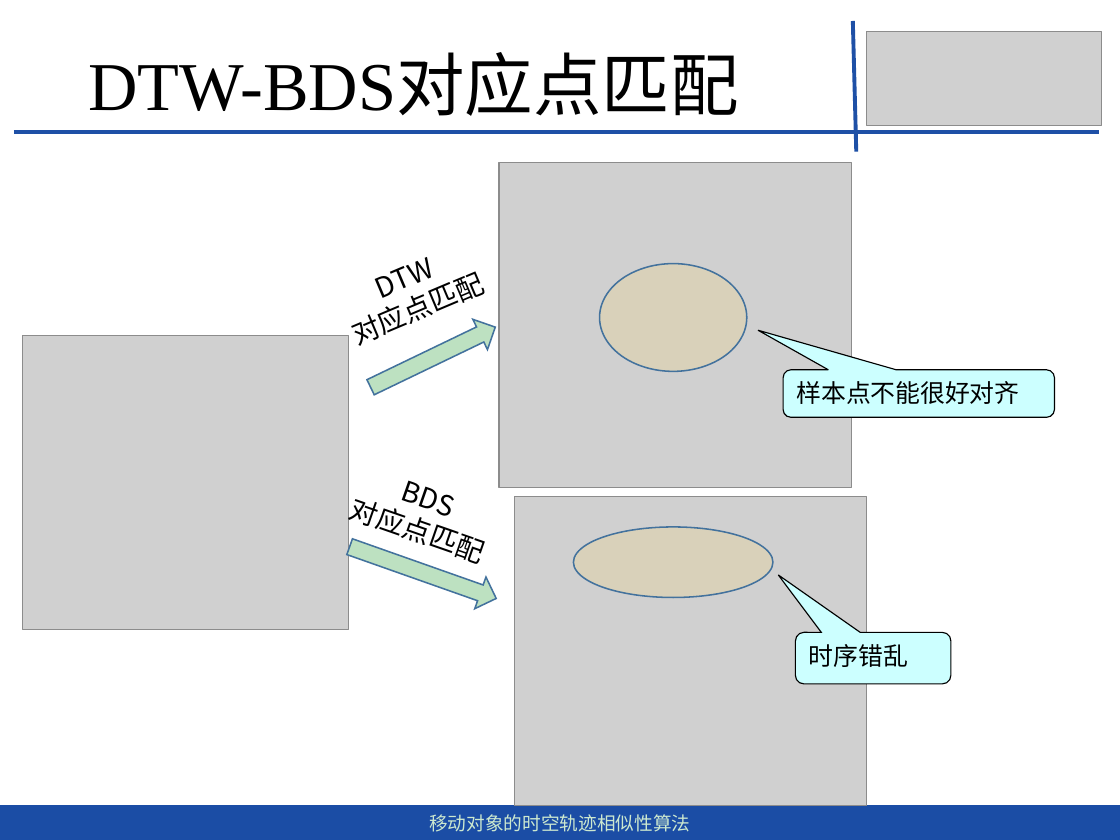
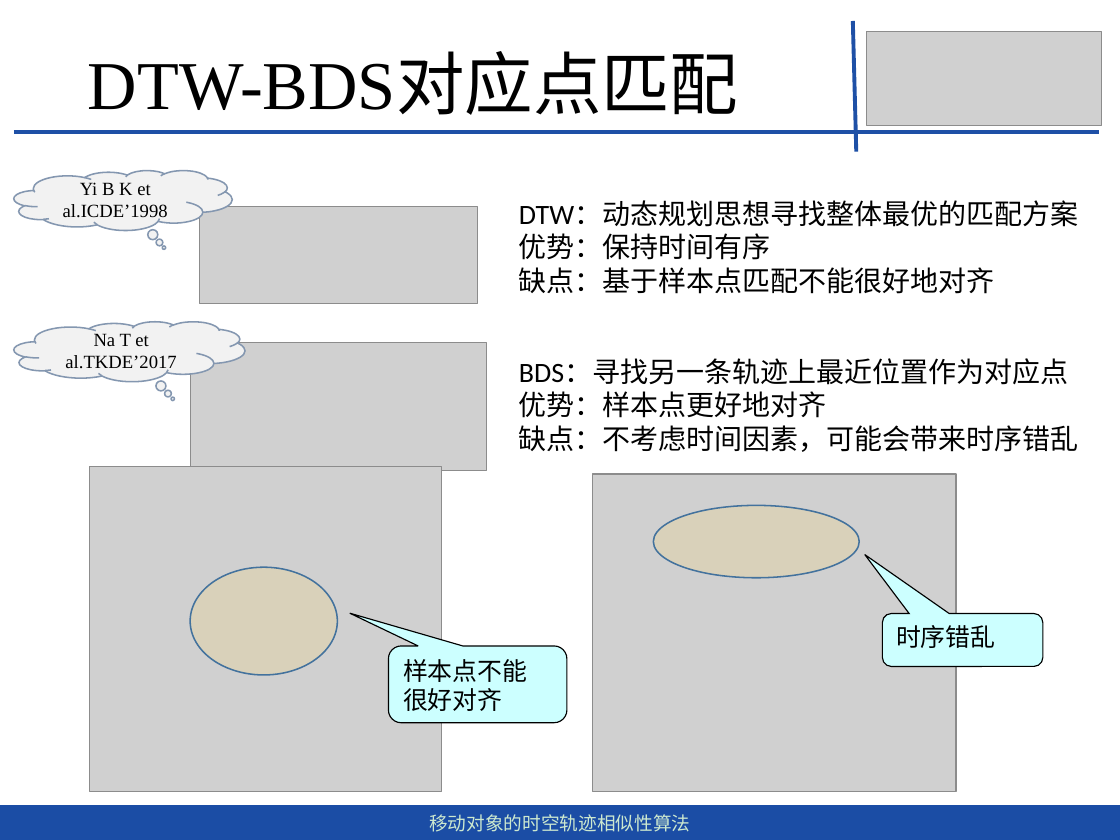
Before and after one commit to dingguangwei/biyelunwen, a slide deck: slide 12 of 答辩——毕设.pptx. Drawn at 1120x840 pixels with LibreOffice and Linux fonts; fonts in the diff are those of the drawing; grey boxes stand for pictures. Boxes give left, top, right and bottom in pixels: in the first picture for what was removed or moved away, otherwise in the second. Text is boxed around its words. In the diff, an @@ line names an element or a change of style, - is before the commit and + after.

```diff
--- a/答辩——毕设.pptx
+++ b/答辩——毕设.pptx
@@ thought cloud added at [13, 170, 232, 230], fill #BDE1C1, outline #8497B0 1 pt, 12 pt, text #000000 @@
+Yi B K et al.ICDE’1998
@@ picture added at [199, 207, 477, 305] @@
@@ text added at [519, 200, 1078, 294], 18 pt, text #000000 @@
+DTW：动态规划思想寻找整体最优的匹配方案
+优势：保持时间有序
+缺点：基于样本点匹配不能很好地对齐
@@ text removed at [357, 258, 436, 346] @@
-DTW
-对应点匹配
@@ thought cloud added at [13, 321, 244, 381], fill #BDE1C1, outline #8497B0 1 pt, 12 pt, text #000000 @@
+Na T et al.TKDE’2017
@@ right arrow removed at [364, 312, 503, 403] @@
@@ picture removed at [22, 335, 348, 629] @@
@@ picture added at [190, 343, 486, 470] @@
@@ text added at [519, 358, 1079, 452], 18 pt, text #000000 @@
+BDS：寻找另一条轨迹上最近位置作为对应点
+优势：样本点更好地对齐
+缺点：不考虑时间因素，可能会带来时序错乱
@@ picture: place and size @@
-picture at [500, 162, 852, 487]
+picture at [90, 466, 442, 791]
@@ picture: place and size @@
-picture at [514, 496, 867, 805]
+picture at [592, 474, 956, 792]
@@ text removed at [348, 490, 480, 562] @@
-BDS
-对应点匹配
@@ ellipse: place and size @@
-ellipse at [573, 528, 773, 598]
+ellipse at [653, 505, 859, 578]
@@ right arrow removed at [344, 531, 502, 614] @@
@@ ellipse: place and size @@
-ellipse at [599, 263, 746, 371]
+ellipse at [190, 567, 337, 674]
@@ rounded speech box "时序错乱": place and size @@
-rounded speech box "时序错乱" at [795, 633, 951, 684]
+rounded speech box "时序错乱" at [883, 614, 1043, 666]
@@ rounded speech box "样本点不能很好对齐": place and size @@
-rounded speech box "样本点不能很好对齐" at [783, 370, 1054, 417]
+rounded speech box "样本点不能很好对齐" at [389, 646, 567, 724]
@@ rounded speech box "样本点不能很好对齐" at [389, 646, 567, 724]: proportions changed @@
```
Also in this commit, not shown: 17 other slides changed, 7 slides added, 34 slides removed, 2 other files.
